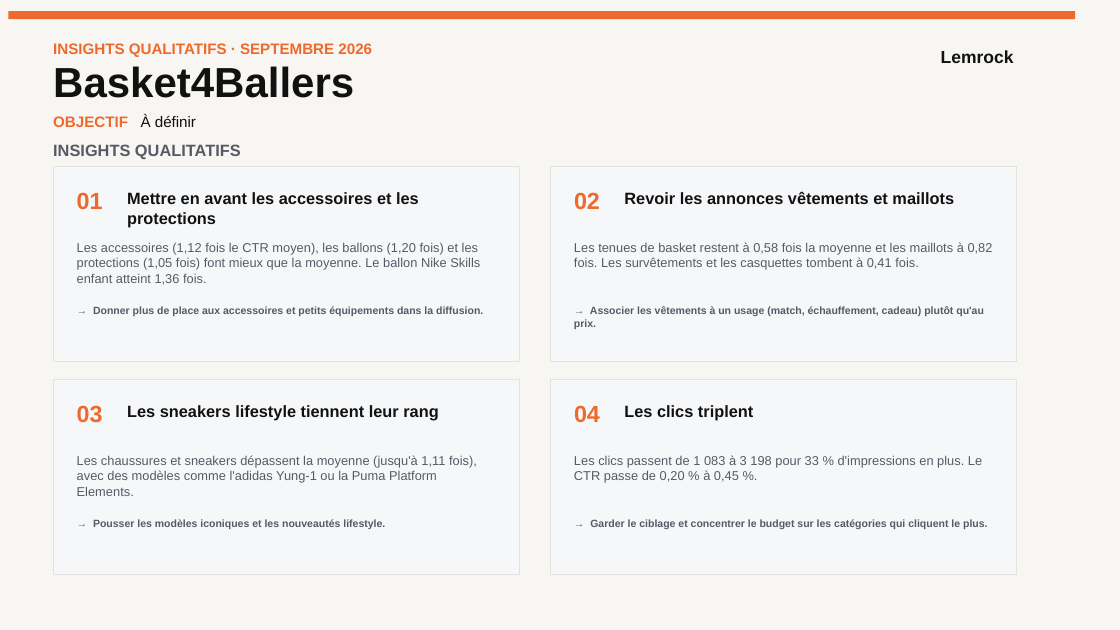
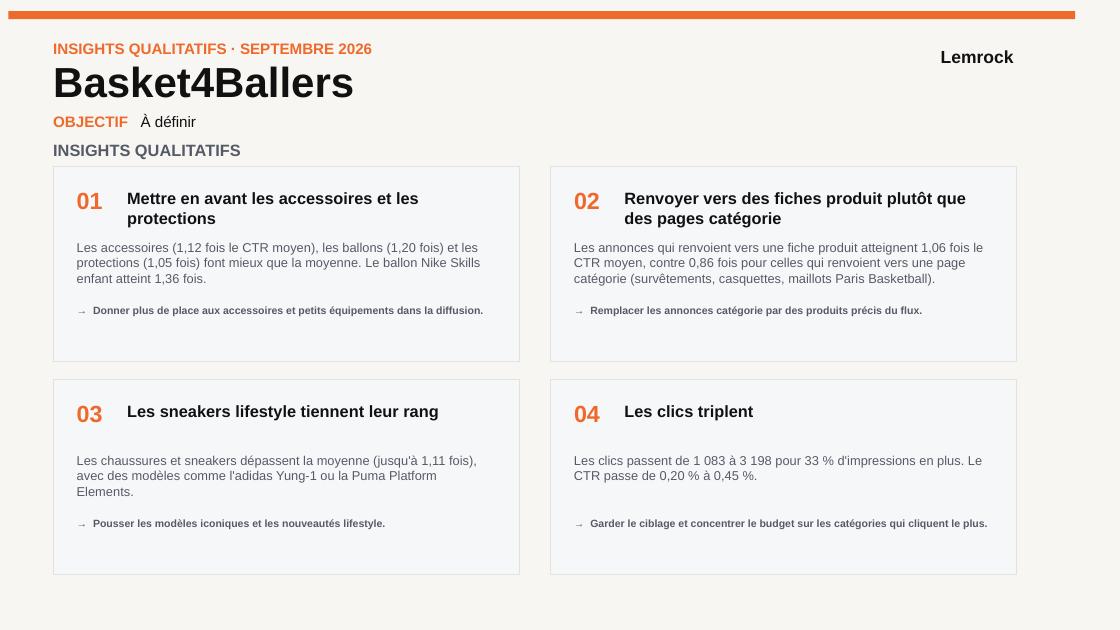
Before and after one commit to stephanemonmarson-creator/Lemrock, a slide deck: slide 6 of rapports/septembre/121026_Customer Success_Septembre 26.pptx. Drawn at 1120x630 pixels with LibreOffice and Linux fonts; fonts in the diff are those of the drawing. Boxes give left, top, right and bottom in pixels: in the first picture for what was removed or moved away, otherwise in the second. Text is boxed around its words. In the diff, an @@ line names an element or a change of style, - is before the commit and + after.

```diff
--- a/rapports/septembre/121026_Customer Success_Septembre 26.pptx
+++ b/rapports/septembre/121026_Customer Success_Septembre 26.pptx
@@ text at <box>624,191,966,227</box>: text changed @@
-Revoir les annonces vêtements et maillots
+Renvoyer vers des fiches produit plutôt que des pages catégorie
@@ text at <box>574,242,983,286</box>: text changed @@
-Les tenues de basket restent à 0,58 fois la moyenne et les maillots à 0,82 fois. Les survêtements et les casquettes tombent à 0,41 fois.
+Les annonces qui renvoient vers une fiche produit atteignent 1,06 fois le CTR moyen, contre 0,86 fois pour celles qui renvoient vers une page catégorie (survêtements, casquettes, maillots Paris Basketball).
@@ text at <box>590,306,923,316</box>: text changed @@
-→ Associer les vêtements à un usage (match, échauffement, cadeau) plutôt qu'au prix.
+→ Remplacer les annonces catégorie par des produits précis du flux.
```
Also in this commit, not shown: 1 other slide changed, 3 other files.
